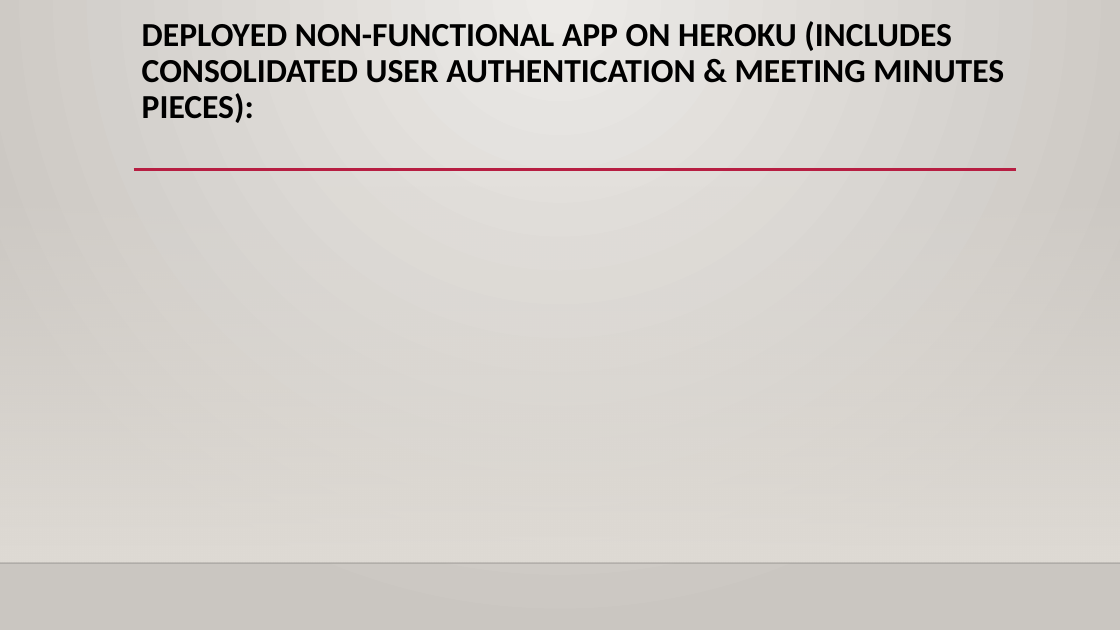
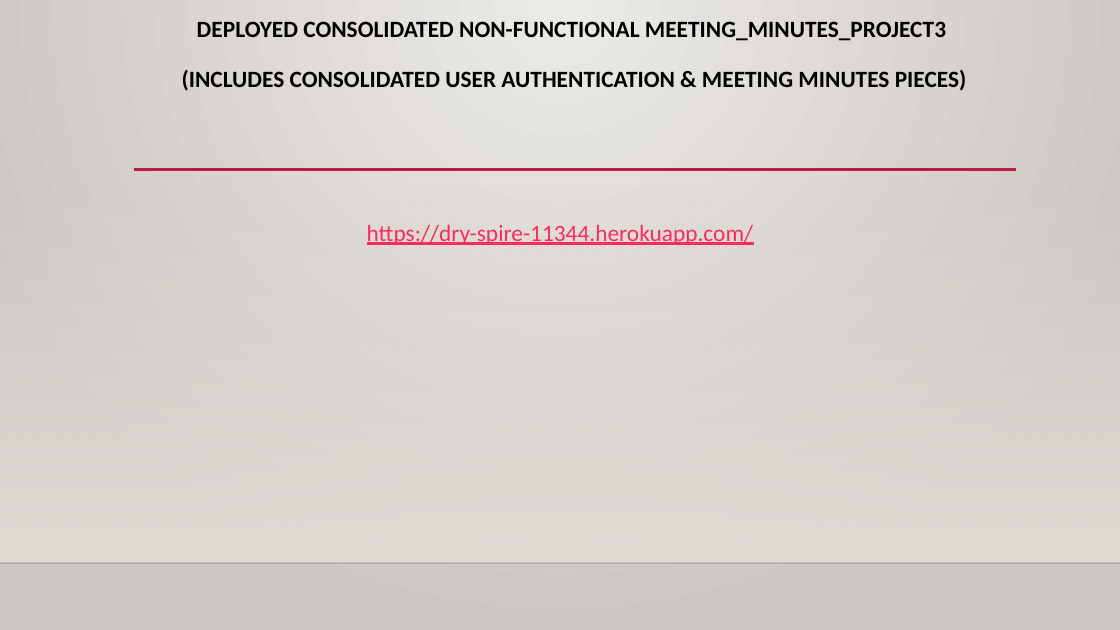
Before and after one commit to nsoeltan/CinaFlix_Meeting_Minutes_App_Project3, a slide deck: slide 8 of design/CinaFlix_Meeting_Minutes_Application_Project3_Presentation_Nafisa_Soeltan.pptx. Drawn at 1120x630 pixels with LibreOffice and Linux fonts; fonts in the diff are those of the drawing; background and template pictures are left out. Boxes give left, top, right and bottom in pixels: in the first picture for what was removed or moved away, otherwise in the second. Text is boxed around its words. In the diff, an @@ line names an element or a change of style, - is before the commit and + after.

```diff
--- a/design/CinaFlix_Meeting_Minutes_Application_Project3_Presentation_Nafisa_Soeltan.pptx
+++ b/design/CinaFlix_Meeting_Minutes_Application_Project3_Presentation_Nafisa_Soeltan.pptx
@@ title at <box>182,21,967,91</box>: text changed; size 28.8 to 20 pt @@
-DEPLOYED NON-FUNCTIONAL APP ON HEROKU (INCLUDES CONSOLIDATED USER AUTHENTICATION & MEETING MINUTES PIECES):
+DEPLOYED CONSOLIDATED NON-FUNCTIONAL MEETING_MINUTES_PROJECT3
+(INCLUDES CONSOLIDATED USER AUTHENTICATION & MEETING MINUTES PIECES)
@@ text added at <box>367,225,754,245</box>, 20 pt, text #FA2B5C, underline @@
+https://dry-spire-11344.herokuapp.com/
```
Also in this commit, not shown: 5 other slides changed, 3 other files.
